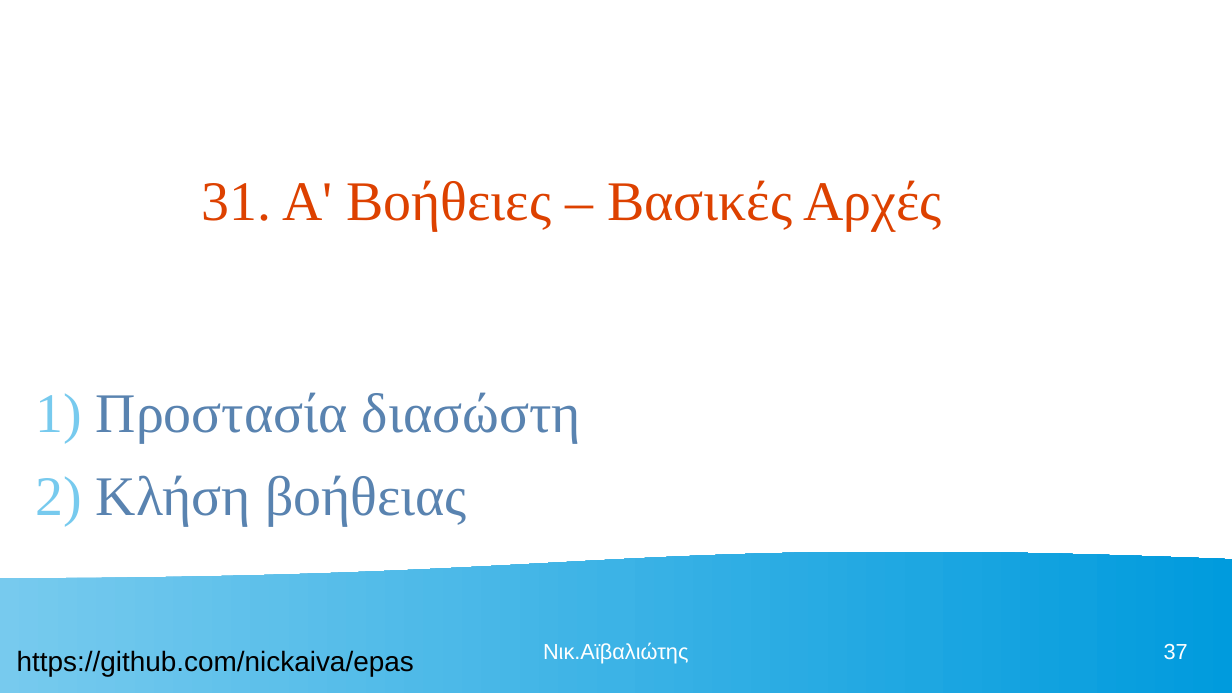
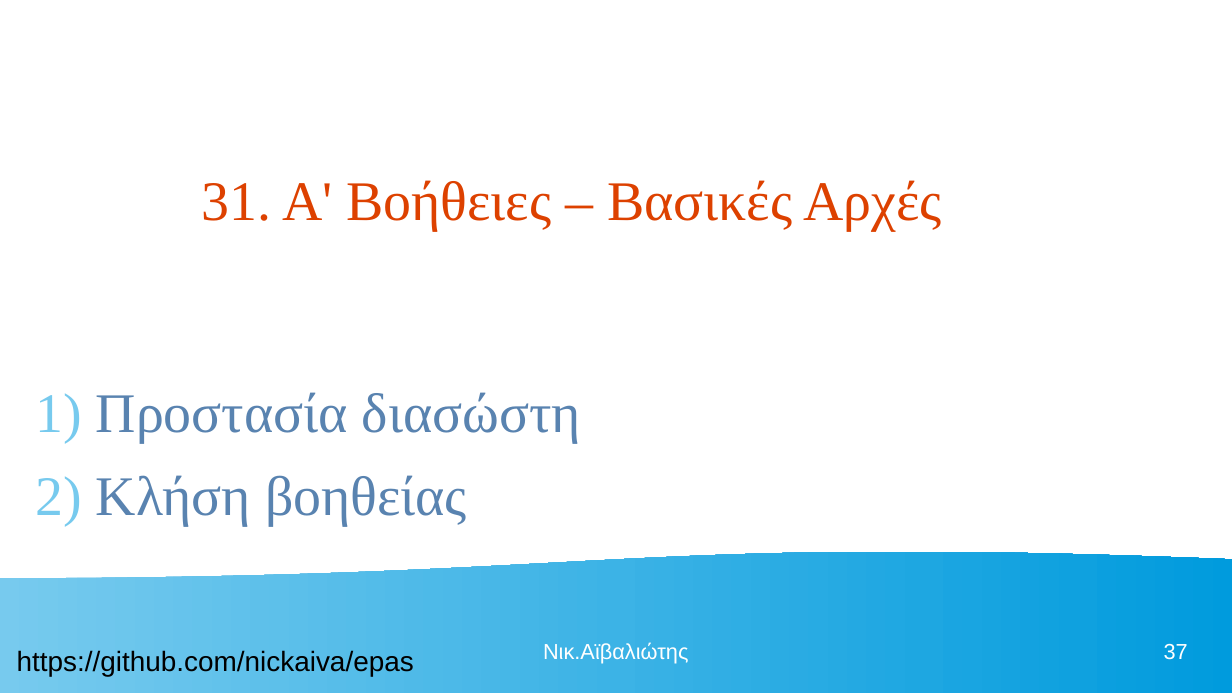
Before and after one commit to nickaiva/epas, a slide deck: slide 37 of ΠΕΡΙΒΑΛΛΟΝ ΕΡΓΑΣΙΑΣ.odp. Drawn at 1232x693 pixels with LibreOffice and Linux fonts; fonts in the diff are those of the drawing. Boxes give left, top, right and bottom in pixels: in the first picture for what was removed or moved away, otherwise in the second. Text is boxed around its words. In the diff, an @@ line names an element or a change of style, - is before the commit and + after.

```diff
--- a/ΠΕΡΙΒΑΛΛΟΝ ΕΡΓΑΣΙΑΣ.odp
+++ b/ΠΕΡΙΒΑΛΛΟΝ ΕΡΓΑΣΙΑΣ.odp
@@ text at box(96, 475, 467, 526): text changed @@
-2) Κλήση βοήθειας
+2) Κλήση βοηθείας
```
Also in this commit, not shown: 24 other slides changed, 1 slide added, 1 other file.
